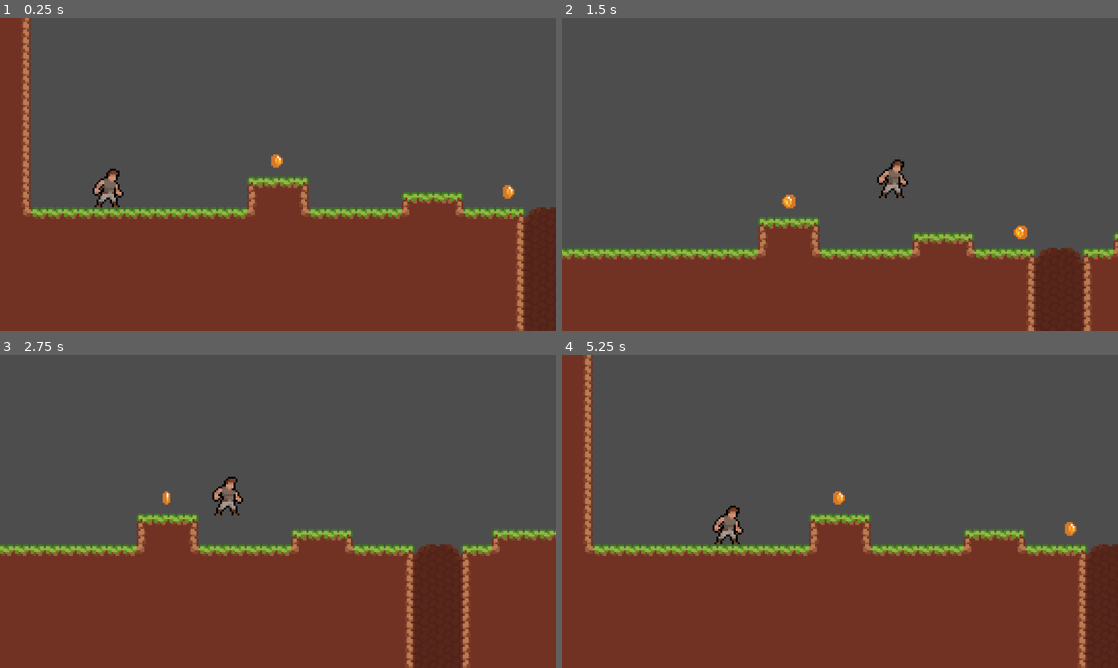
Above: before the commit, frames 1-4 (two rows, left to right).
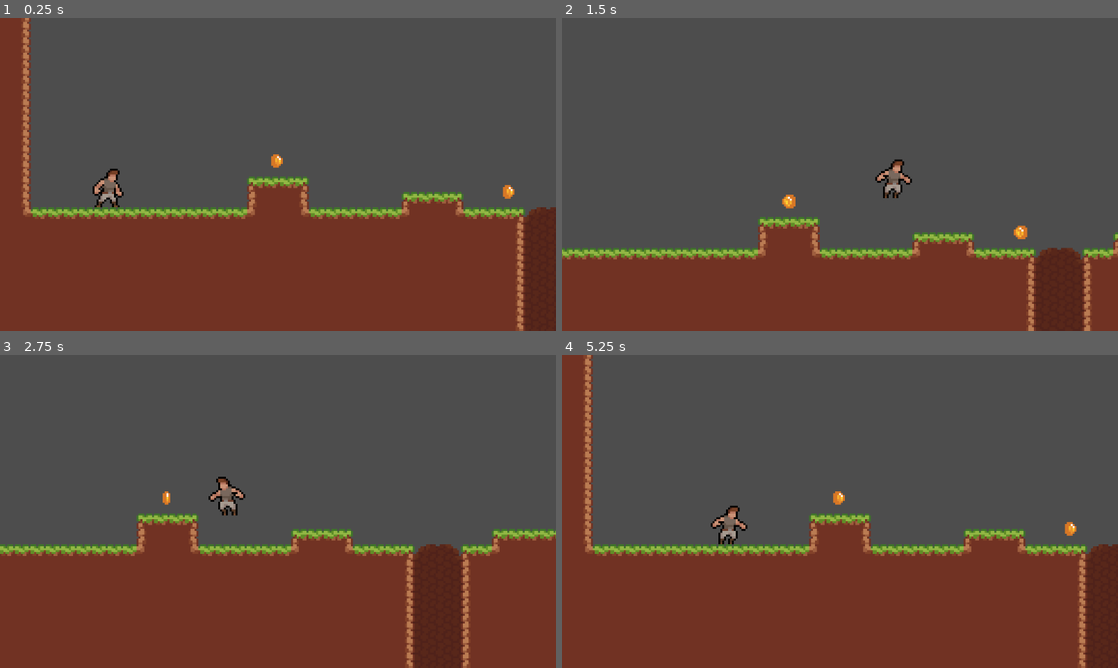
Above: after the commit, the same moments.

Repository: AashaStudios/ProjectRun
Game: Godot game, scene res://scenes/game.tscn
Two runs of this game, one before a commit and one after it. Both use one fixed random seed, a clock stepped at 60 frames per second and the inputs below.
Inputs:
- Up to frame 1 (0.25 s): no input
- Up to frame 2 (1.5 s): hold Space (jump) 0.53-1.28 s; hold Right (right) from 0.53 s (still down); tap Space (jump) at 1.35 s
- Up to frame 3 (2.75 s): tap Space (jump) at 1.52, 1.82 s; release Right (right) at 2.03 s; hold Left (left) from 2.03 s (still down); hold Space (jump) from 2.03 s (still down)
- Up to frame 4 (5.25 s): release Left (left) at 2.78 s; release Space (jump) at 2.78 s; hold Right (right) 2.78-4.28 s; tap Space (jump) at 2.85, 3.02, 3.32, 4.35, 4.52, 4.82 s; hold Space (jump) 3.53-4.28 s; hold Left (left) 4.28-5.03 s; hold Right (right) from 5.03 s (still down); hold Space (jump) from 5.03 s (still down)

The runs differ from the first frame. In frame 1, less than 0.1% of the frame differs, in the area x 16-22%, y 48-55%; in frame 2, 0.2%; in frame 3, 0.4%, in the area x 37-45%, y 38-52%; in frame 4, 0.2%.

Commit message:
Player Animation Done! (Execpt Dash)

Diff:
--- a/scenes/player.gd
+++ b/scenes/player.gd
@@ -4,22 +4,34 @@
 const SPEED = 150
 const JUMP_VELOCITY = -250
 
+@onready var sprite: AnimatedSprite2D = $AnimatedSprite2D
+
 
 func _physics_process(delta: float) -> void:
-    # Add the gravity.
     if not is_on_floor():
         velocity += get_gravity() * delta
 
-    # Handle jump.
     if Input.is_action_pressed("jump") and is_on_floor():
         velocity.y = JUMP_VELOCITY
 
-    # Get the input direction and handle the movement/deceleration.
-    # As good practice, you should replace UI actions with custom gameplay actions.
     var direction := Input.get_axis("left", "right")
+
     if direction:
         velocity.x = direction * SPEED
     else:
         velocity.x = move_toward(velocity.x, 0, SPEED)
 
+    if direction > 0:
+        sprite.flip_h = false
+    elif direction < 0:
+        sprite.flip_h = true
+
+    if is_on_floor():
+        if not direction:
+            sprite.play("idle")
+        else:
+            sprite.play("run")
+    else:
+        sprite.play("jump")
+
     move_and_slide()
--- a/scenes/player.tscn
+++ b/scenes/player.tscn
@@ -23,6 +23,30 @@
 atlas = ExtResource("1_3vyb7")
 region = Rect2(128, 64, 32, 32)
 
+[sub_resource type="AtlasTexture" id="AtlasTexture_fjrip"]
+atlas = ExtResource("1_3vyb7")
+region = Rect2(0, 192, 32, 32)
+
+[sub_resource type="AtlasTexture" id="AtlasTexture_smehm"]
+atlas = ExtResource("1_3vyb7")
+region = Rect2(0, 32, 32, 32)
+
+[sub_resource type="AtlasTexture" id="AtlasTexture_ur7pv"]
+atlas = ExtResource("1_3vyb7")
+region = Rect2(32, 32, 32, 32)
+
+[sub_resource type="AtlasTexture" id="AtlasTexture_y4r1p"]
+atlas = ExtResource("1_3vyb7")
+region = Rect2(64, 32, 32, 32)
+
+[sub_resource type="AtlasTexture" id="AtlasTexture_d2wvv"]
+atlas = ExtResource("1_3vyb7")
+region = Rect2(96, 32, 32, 32)
+
+[sub_resource type="AtlasTexture" id="AtlasTexture_3v2ag"]
+atlas = ExtResource("1_3vyb7")
+region = Rect2(128, 32, 32, 32)
+
 [sub_resource type="SpriteFrames" id="SpriteFrames_fjrip"]
 animations = [{
 "frames": [{
@@ -44,6 +68,34 @@
 "loop": true,
 "name": &"idle",
 "speed": 5.0
+}, {
+"frames": [{
+"duration": 1.0,
+"texture": SubResource("AtlasTexture_fjrip")
+}],
+"loop": true,
+"name": &"jump",
+"speed": 5.0
+}, {
+"frames": [{
+"duration": 1.0,
+"texture": SubResource("AtlasTexture_smehm")
+}, {
+"duration": 1.0,
+"texture": SubResource("AtlasTexture_ur7pv")
+}, {
+"duration": 1.0,
+"texture": SubResource("AtlasTexture_y4r1p")
+}, {
+"duration": 1.0,
+"texture": SubResource("AtlasTexture_d2wvv")
+}, {
+"duration": 1.0,
+"texture": SubResource("AtlasTexture_3v2ag")
+}],
+"loop": true,
+"name": &"run",
+"speed": 10.0
 }]
 
 [sub_resource type="CapsuleShape2D" id="CapsuleShape2D_smehm"]
@@ -59,7 +111,6 @@
 sprite_frames = SubResource("SpriteFrames_fjrip")
 animation = &"idle"
 autoplay = "idle"
-frame_progress = 0.2785521
 
 [node name="CollisionShape2D" type="CollisionShape2D" parent="."]
 position = Vector2(0, -8)
Not shown: 1 places in scenes/player.tscn that only renumber resources
